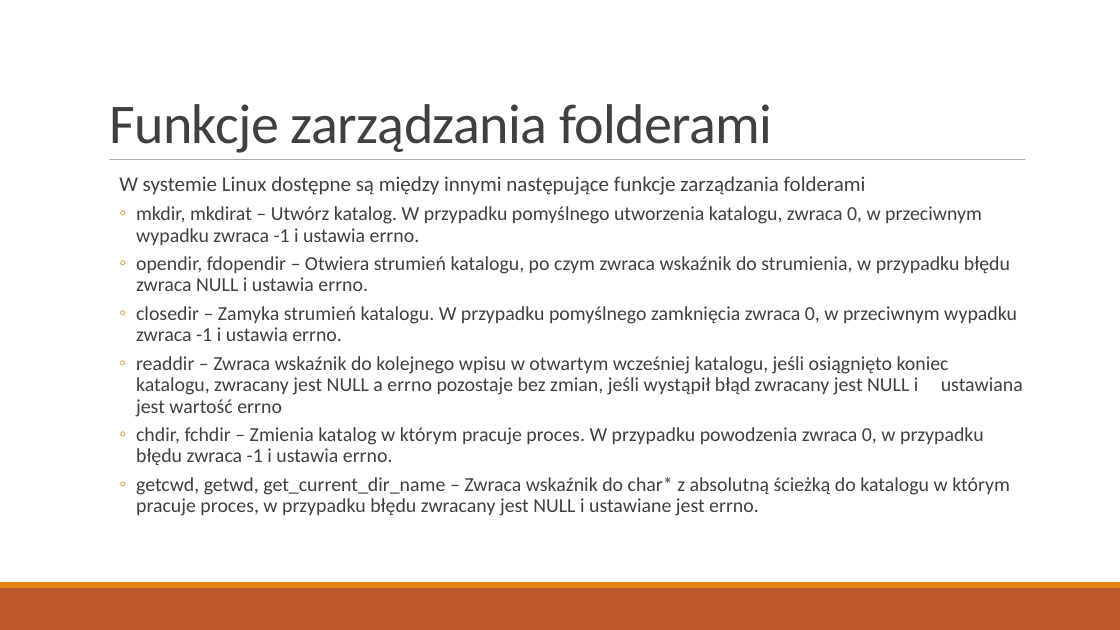
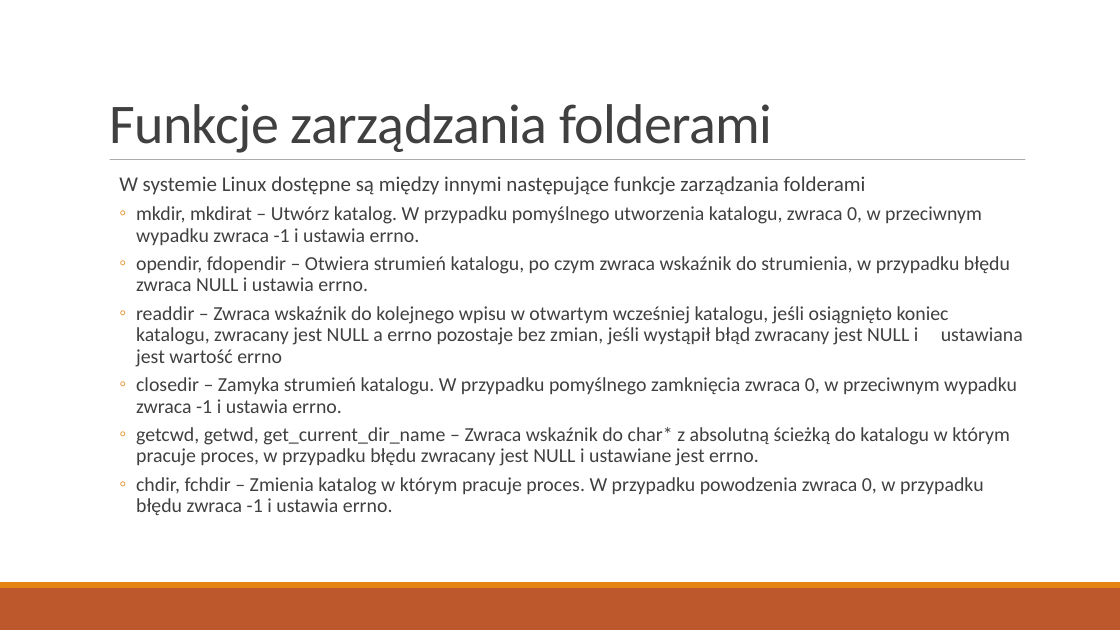
Before and after one commit to Epacik/ZaliczenieSystemowOperacyjnych, a slide deck: slide 6 of Projekt - Damian Kuśmierz.odp. Drawn at 1120x630 pixels with LibreOffice and Linux fonts; fonts in the diff are those of the drawing. Boxes give left, top, right and bottom in pixels: in the first picture for what was removed or moved away, otherwise in the second. Text is boxed around its words. In the diff, an @@ line names an element or a change of style, - is before the commit and + after.

```diff
--- a/Projekt - Damian Kuśmierz.odp
+++ b/Projekt - Damian Kuśmierz.odp
@@ text at (136,306,1023,367): paragraph added @@
+  ◦ readdir – Zwraca wskaźnik do kolejnego wpisu w otwartym wcześniej katalogu, jeśli osiągnięto koniec katalogu, zwracany jest NULL a errno pozostaje bez zmian, jeśli wystąpił błąd zwracany jest NULL i ustawiana jest wartość errno
@@ text at (136,427,1010,466): text changed @@
-  ◦ readdir – Zwraca wskaźnik do kolejnego wpisu w otwartym wcześniej katalogu, jeśli osiągnięto koniec katalogu, zwracany jest NULL a errno pozostaje bez zmian, jeśli wystąpił błąd zwracany jest NULL i ustawiana jest wartość errno
+  ◦ getcwd, getwd, get_current_dir_name – Zwraca wskaźnik do char* z absolutną ścieżką do katalogu w którym pracuje proces, w przypadku błędu zwracany jest NULL i ustawiane jest errno.
@@ text at (136,477,1010,516): paragraph removed @@
-  ◦ getcwd, getwd, get_current_dir_name – Zwraca wskaźnik do char* z absolutną ścieżką do katalogu w którym pracuje proces, w przypadku błędu zwracany jest NULL i ustawiane jest errno.
```
Also in this commit, not shown: 3 other slides changed, 6 other files.
